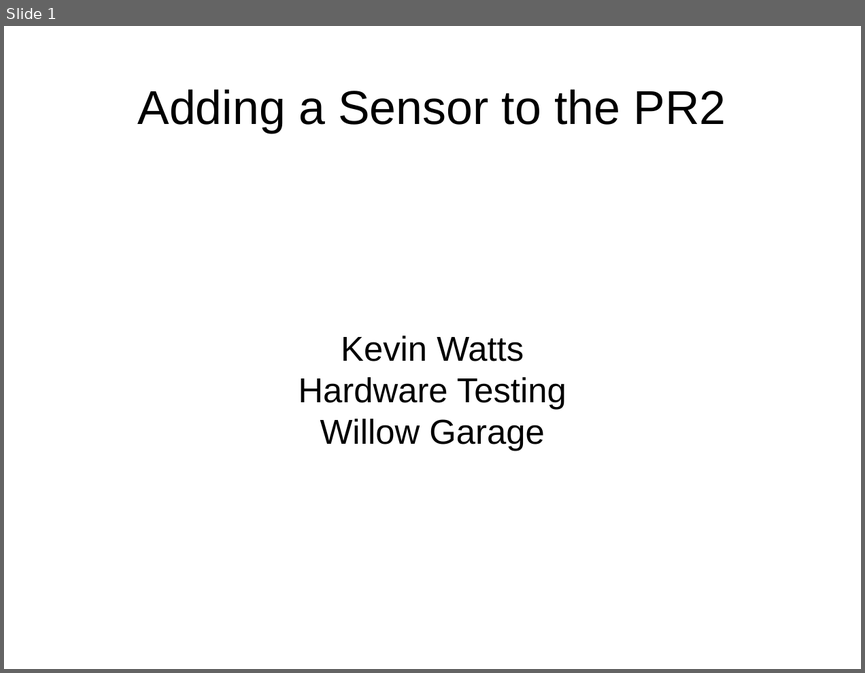
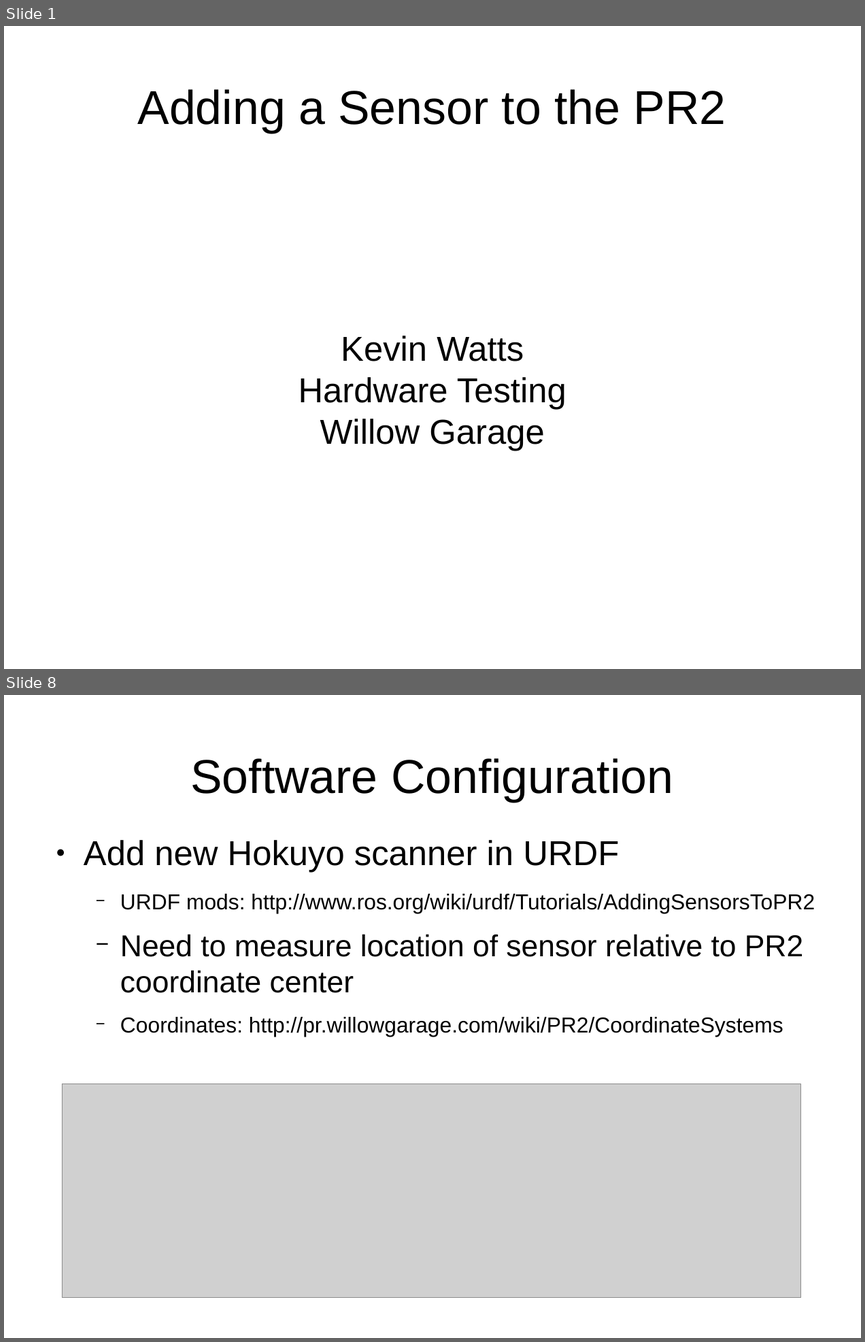
Before and after one commit to PR2/pr2_docs, a slide deck: pr2_training_workshop/modifying_pr2/adding_sensor.odp. Shown one above the other, each under a label of ours: slide 1 before the commit, slides 1 and 8 after it; the slides between them are not shown. The pictures are 865x673 and 865x1342 pixels, drawn with LibreOffice and Linux fonts; fonts in the diff are those of the drawing; grey boxes stand for pictures. Boxes give left, top, right and bottom in pixels: in the first picture for what was removed or moved away, otherwise in the second. Text is boxed around its words. In the diff, an @@ line names an element or a change of style, - is before the commit and + after.

Commit message:
Adding a sensor has links to tutorials, pictures, instructions. #29

```diff
--- a/pr2_training_workshop/modifying_pr2/adding_sensor.odp
+++ b/pr2_training_workshop/modifying_pr2/adding_sensor.odp
@@ slide 8 added at [4, 695, 861, 1338], background #FFFFFF @@
@@ title added at [190, 758, 673, 802], 44 pt, text #000000 @@
+Software Configuration
@@ text added at [84, 840, 815, 1036], 20 pt, text #000000 @@
+● Add new Hokuyo scanner in URDF
+  − URDF mods: http://www.ros.org/wiki/urdf/Tutorials/AddingSensorsToPR2
+  − Need to measure location of sensor relative to PR2 coordinate center
+  − Coordinates: http://pr.willowgarage.com/wiki/PR2/CoordinateSystems
@@ picture added at [62, 1084, 801, 1297] @@
```
Also in this commit, not shown: 7 slides changed, 6 other slides added, 2 slides removed.
